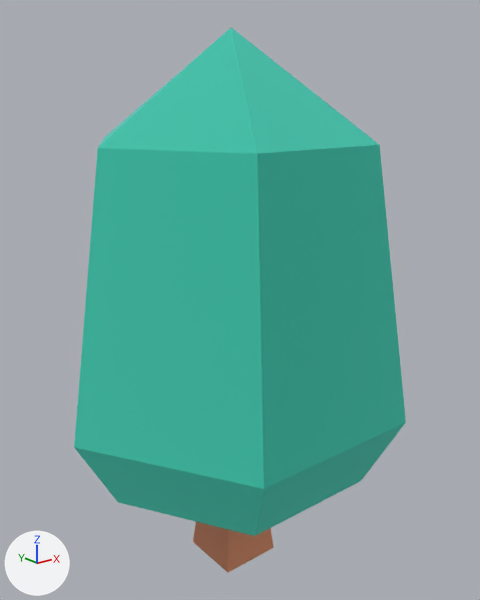
Two versions of the glTF model public/models/nf2/nature/tree_fat.glb, one commit apart.
Camera for both pictures: a 50 mm lens placed at (-0.829, -1.063, 0.985), pointed at (0.02, -0.002, 0.56). Every picture has the same lights, and +X, +Y and +Z are marked at lower left. The first picture is the older version. Where no turn or scale is listed for an object, it has been applied to the vertices.

Names of what the first picture shows: 'tree_fat'.
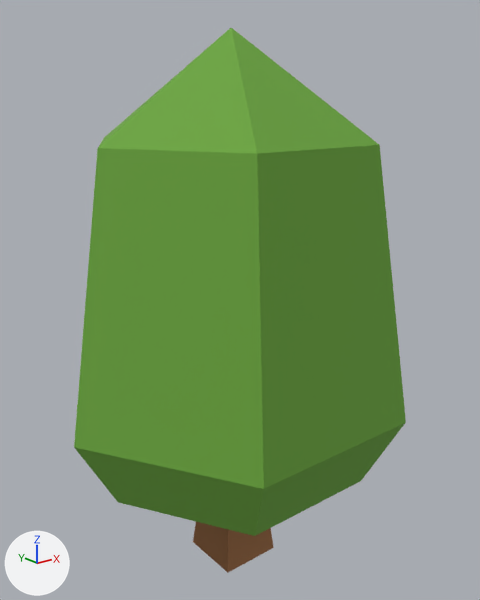
Pixel boxes [x1, y1, x2, y2] of what changed, in the pictures (480 x 600 px):
'tree_fat', recoloured, surface changed (cyan to green): [74, 28, 406, 572] in both

The edits, one by one:
In material 'leafsGreen' (mat_leafsgreen), metallic goes from 1.0 to 0.0.
Material 'leafsGreen' (mat_leafsgreen) changes colour from cyan #70e6d6 to green #6ba63c; in linear values from (0.161, 0.788, 0.671) to (0.147, 0.381, 0.0452).
In material 'woodBark' (mat_woodbark), metallic goes from 1.0 to 0.0.
Material 'woodBark' (mat_woodbark) changes colour from beige #f2be9e to brown #9c6a42; in linear values from (0.886, 0.514, 0.341) to (0.332, 0.144, 0.0545).
Object 'tmpParent' (ob_tmpparent) is deleted.
